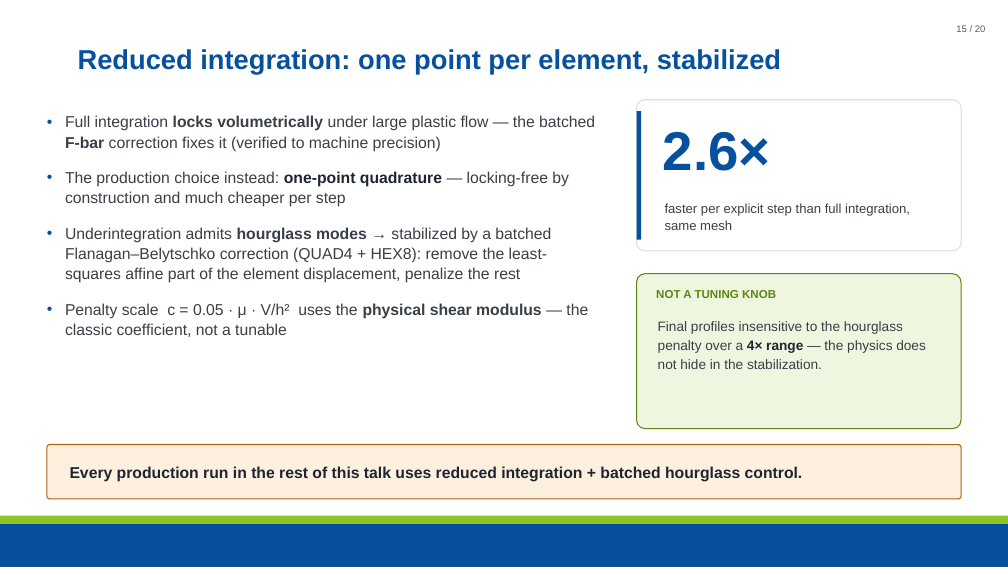
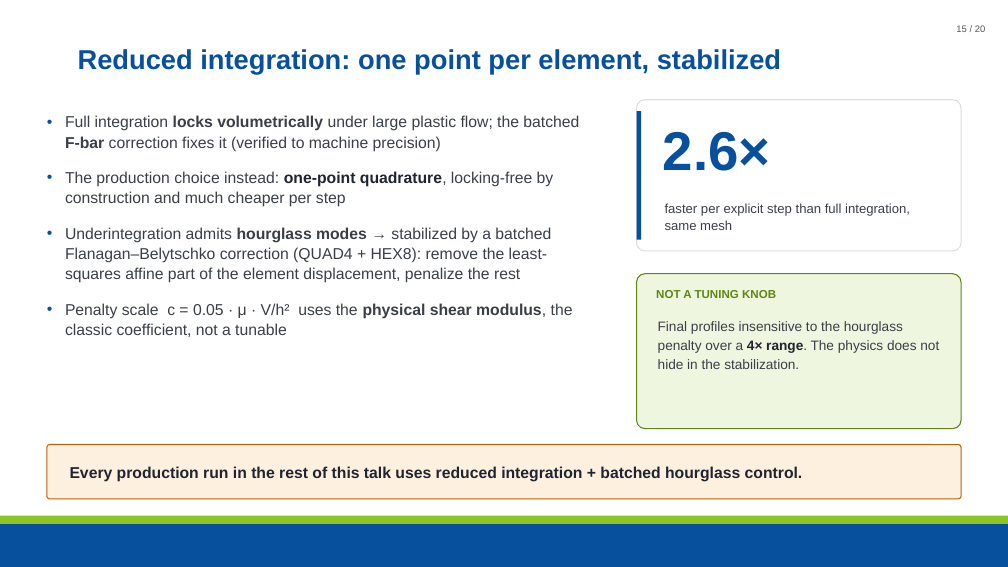
Before and after one commit to maxnezdyur/marlin, a slide deck: slide 15 of examples/impact/slide_assets/WCCM_NEML2_explicit_dynamics_v2.pptx. Drawn at 1008x567 pixels with LibreOffice and Linux fonts; fonts in the diff are those of the drawing; background and template pictures are left out. Boxes give left, top, right and bottom in pixels: in the first picture for what was removed or moved away, otherwise in the second. Text is boxed around its words. In the diff, an @@ line names an element or a change of style, - is before the commit and + after.

```diff
--- a/examples/impact/slide_assets/WCCM_NEML2_explicit_dynamics_v2.pptx
+++ b/examples/impact/slide_assets/WCCM_NEML2_explicit_dynamics_v2.pptx
@@ text at (x1=65, y1=115, x2=579, y2=207): text changed @@
-• Full integration locks volumetrically under large plastic flow — the batched F-bar correction fixes it (verified to machine precision)
-• The production choice instead: one-point quadrature — locking-free by construction and much cheaper per step
+• Full integration locks volumetrically under large plastic flow; the batched F-bar correction fixes it (verified to machine precision)
+• The production choice instead: one-point quadrature, locking-free by construction and much cheaper per step
@@ text at (x1=65, y1=303, x2=573, y2=337): text changed @@
-• Penalty scale c = 0.05 · μ · V/h² uses the physical shear modulus — the classic coefficient, not a tunable
+• Penalty scale c = 0.05 · μ · V/h² uses the physical shear modulus, the classic coefficient, not a tunable
@@ text at (x1=658, y1=321, x2=939, y2=369): text changed @@
-Final profiles insensitive to the hourglass penalty over a 4× range — the physics does not hide in the stabilization.
+Final profiles insensitive to the hourglass penalty over a 4× range. The physics does not hide in the stabilization.
```
Also in this commit, not shown: 17 other slides changed, 1 other file.
